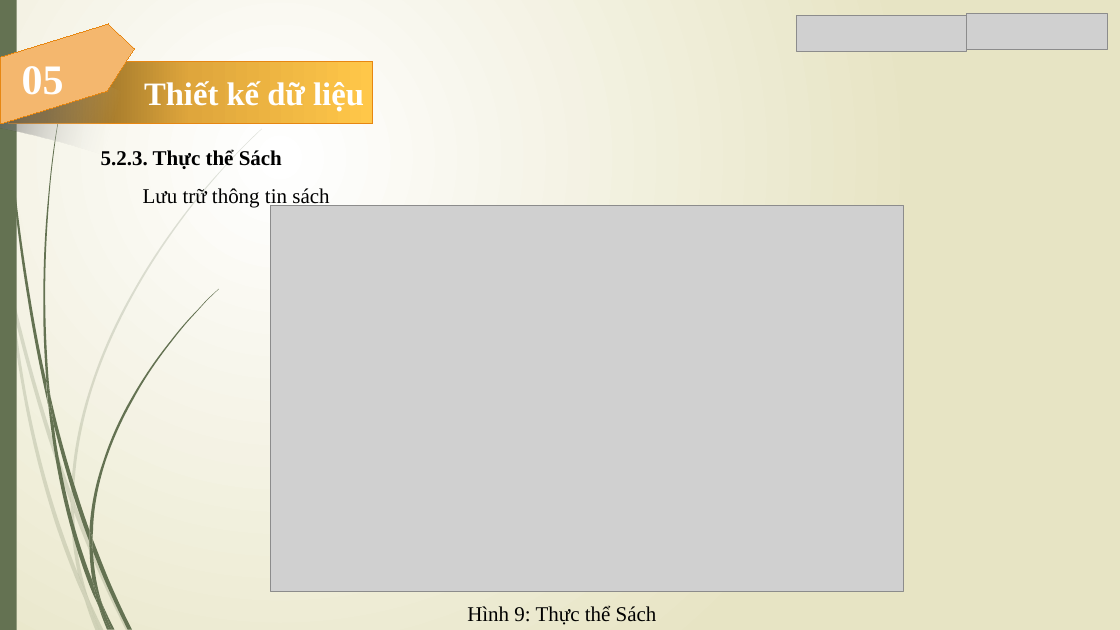
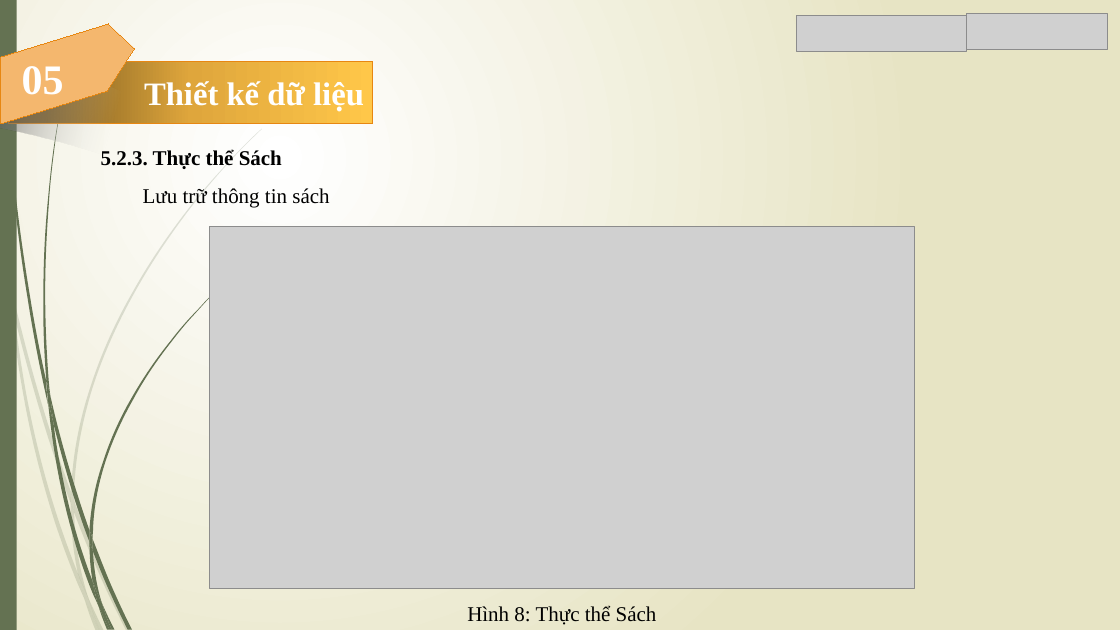
Before and after one commit to Trong-Nhan/Do_An_Ky_Cuoi, a slide deck: slide 8 of Slide Đồ Án.pptx. Drawn at 1120x630 pixels with LibreOffice and Linux fonts; fonts in the diff are those of the drawing; grey boxes stand for pictures. Boxes give left, top, right and bottom in pixels: in the first picture for what was removed or moved away, otherwise in the second. Text is boxed around its words. In the diff, an @@ line names an element or a change of style, - is before the commit and + after.

```diff
--- a/Slide Đồ Án.pptx
+++ b/Slide Đồ Án.pptx
@@ picture: place and size @@
-picture at (271,205,904,591)
+picture at (209,227,915,589)
@@ text at (467,606,657,625): text changed @@
-Hình 9: Thực thể Sách
+Hình 8: Thực thể Sách
```
Also in this commit, not shown: 7 other slides changed, 12 other files.
